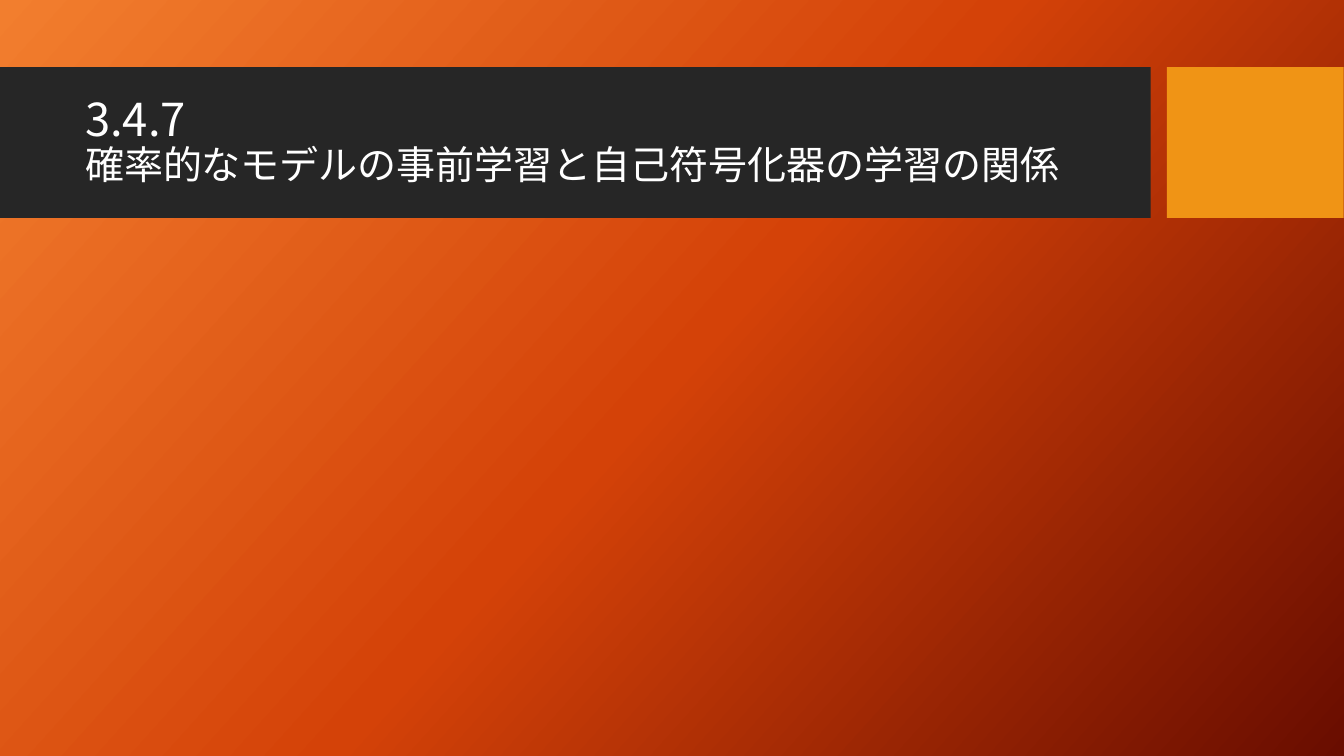
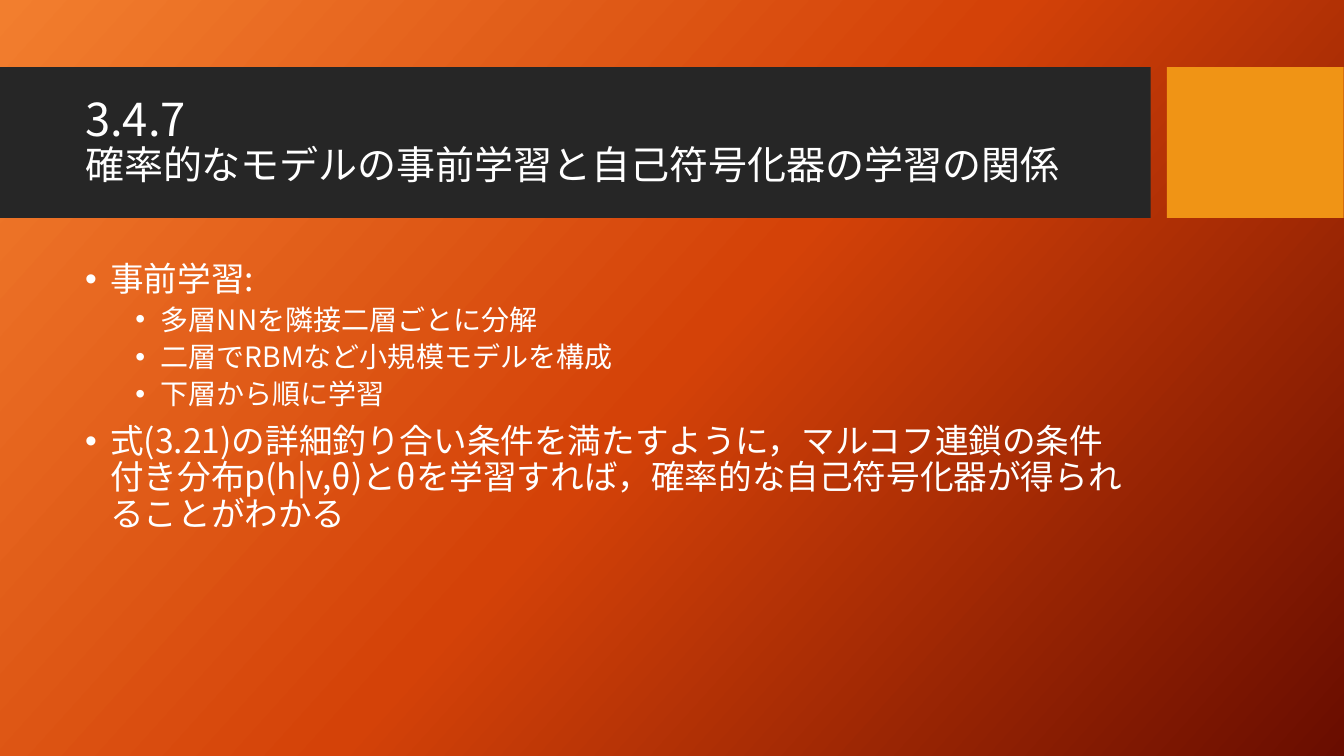
Before and after one commit to seigenji/deep_learning, a slide deck: slide 14 of deep_learning3.4.pptx (slide 13 before the commit). Drawn at 1344x756 pixels with LibreOffice and Linux fonts; fonts in the diff are those of the drawing; background and template pictures are left out. Boxes give left, top, right and bottom in pixels: in the first picture for what was removed or moved away, otherwise in the second. Text is boxed around its words. In the diff, an @@ line names an element or a change of style, - is before the commit and + after.

Commit message:
3.4まで

```diff
--- a/deep_learning3.4.pptx
+++ b/deep_learning3.4.pptx
@@ text added at [110, 262, 1121, 528], 24 pt, text #FFFFFF @@
+• 事前学習:
+  • 多層NNを隣接二層ごとに分解
+  • 二層でRBMなど小規模モデルを構成
+  • 下層から順に学習
+• 式(3.21)の詳細釣り合い条件を満たすように，マルコフ連鎖の条件付き分布p(h|v,θ)とθを学習すれば，確率的な自己符号化器が得られることがわかる
```
Also in this commit, not shown: 2 slides added.
